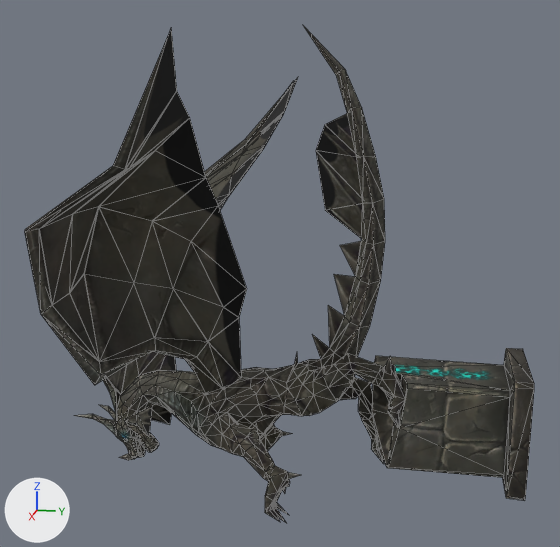
An edit to the OBJ model sceneobjs/aiji_fuben_228/aiji_fuben_228_yilongkou_d.obj, drawn before and after from the same camera.
Rendered twice from a camera (50 mm lens) standing at (293.0, -38.0, 74.0) and looking at (-7.0, -98.0, -1.0). Arrows for +X, +Y and +Z are at lower left; the lights stay in place. Mesh edges are drawn as thin lines. Where no turn or scale is listed for an object, it has been applied to the vertices. Vertices at the same position are counted once.

The older version as bpy lines, for what is in view:
```python
me_aiji_fuben_228_yilongkou_d = bpy.data.meshes.new('aiji_fuben_228_yilongkou_d')
me_aiji_fuben_228_yilongkou_d.from_pydata(...)  # 869 vertices, 1530 faces; spans x -99.0..83.0, y -187.0..0.0, z -96.0..96.0
# faces by material slot: [68, 1462]
me_aiji_fuben_228_yilongkou_d.materials.append(mat_material_2)  # picture img_aiji_fuben_228_yilongkou_02_png
me_aiji_fuben_228_yilongkou_d.materials.append(mat_material_1)  # picture img_aiji_fuben_228_yilongkou_01_png
ob_aiji_fuben_228_yilongkou_d = bpy.data.objects.new('aiji_fuben_228_yilongkou_d', me_aiji_fuben_228_yilongkou_d)
ob_aiji_fuben_228_yilongkou_d.location = (0.0, 0.0, 0.0)
```
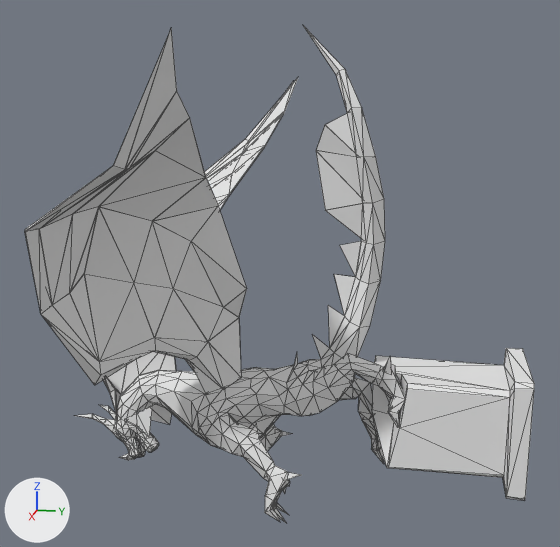
Where the change shows, as pixel boxes (x1, y1, x2, y2) in the pictures (560 x 547 px):
part 1 of me_aiji_fuben_228_yilongkou_d, recoloured (black to grey)
    both: (372, 348, 534, 500)
part 2 of me_aiji_fuben_228_yilongkou_d, recoloured (black to grey)
    both: (25, 27, 405, 522)

Diff of the bpy script that builds the scene:
```diff
--- a/sceneobjs/aiji_fuben_228/aiji_fuben_228_yilongkou_d.obj.py
+++ b/sceneobjs/aiji_fuben_228/aiji_fuben_228_yilongkou_d.obj.py
@@ mat_material_1_1 @@
+mat_material_1_1 = principled_material('material_1')
+mat_material_1_1.base_color = (0.8, 0.8, 0.8)  # white #e7e7e7
+mat_material_1_1.roughness = 1.0
@@ mat_material_2_1 @@
+mat_material_2_1 = principled_material('material_2')
+mat_material_2_1.base_color = (0.8, 0.8, 0.8)  # white #e7e7e7
+mat_material_2_1.roughness = 1.0
@@ me_aiji_fuben_228_yilongkou_d @@
 me_aiji_fuben_228_yilongkou_d.from_pydata(...)  # 869 vertices, 1530 faces; spans x -99.0..83.0, y -187.0..0.0, z -96.0..96.0
 # used by ob_aiji_fuben_228_yilongkou_d; location = (0.0, 0.0, 0.0)
+# me_aiji_fuben_228_yilongkou_d part 1: all 68 faces that had it switch from mat_material_2 (picture img_aiji_fuben_228_yilongkou_02_png) to mat_material_2_1 (white #e7e7e7)
+# me_aiji_fuben_228_yilongkou_d part 2: all 1462 faces that had it switch from mat_material_1 (picture img_aiji_fuben_228_yilongkou_01_png) to mat_material_1_1 (white #e7e7e7)
```
